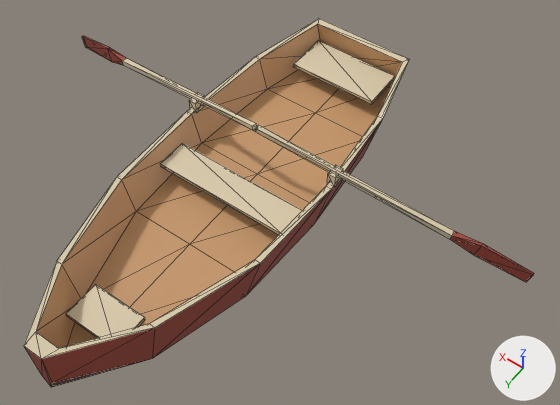
A saved change to the glTF model assets/models/rowboat.glb.
The view is the same before and after, from a 50 mm camera at (-2.59, 2.91, 5.04) aimed at (-0.36, -0.2, 0.15). Arrows for +X, +Y and +Z are at lower right; the lights stay in place. The first picture is the older version. Mesh edges are drawn as thin lines. Vertices at exactly the same position are counted once.

The first picture shows 'rowboat'.
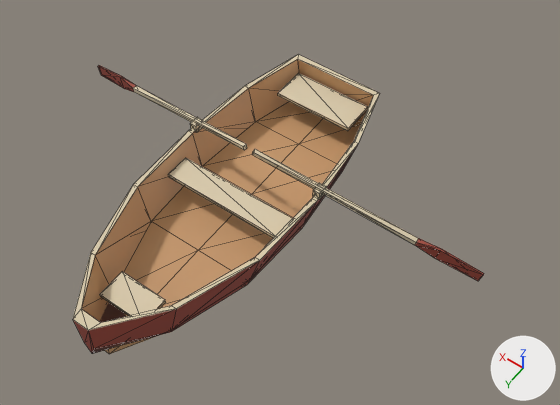
Boxes (x1, y1, x2, y2) around the edits, measured in the pictures (560 x 405 px; the box of a moved part takes in the faces that stretch with it):
'rowboat', reshaped (19% narrower, 18% shorter)
    before: (24, 19, 534, 387)
    after: (73, 54, 484, 354)
part 1 of me_rowboat, moved or reshaped
    before: (160, 143, 302, 235)
    after: (168, 158, 293, 238)
part 2 of me_rowboat, moved or reshaped
    before: (293, 40, 395, 104)
    after: (278, 73, 368, 131)
part 3 of me_rowboat, moved or reshaped
    before: (66, 285, 145, 338)
    after: (100, 272, 166, 316)
part 4 of me_rowboat, moved or reshaped
    before: (189, 92, 204, 113)
    after: (190, 117, 203, 132)
part 5 of me_rowboat, moved or reshaped
    before: (327, 165, 343, 187)
    after: (313, 183, 326, 200)
part 6 of me_rowboat, moved or reshaped
    before: (82, 36, 257, 131)
    after: (98, 65, 247, 150)
part 7 of me_rowboat, moved or reshaped
    before: (255, 125, 534, 282)
    after: (252, 149, 484, 281)
part 8 of me_rowboat, moved or reshaped
    before: (24, 19, 409, 387)
    after: (73, 54, 380, 354)

Patch to the scene script:
```diff
--- a/assets/models/rowboat.glb.py
+++ b/assets/models/rowboat.glb.py
@@ me_rowboat @@
 # used by ob_rowboat; location = (0.0, 0.0, 0.0)
-me_rowboat.from_pydata(...)  # 132 vertices, 232 faces; spans x -2.3..2.3, y -2.0..1.97, z -0.26..0.66
+me_rowboat.from_pydata(...)  # 132 vertices, 232 faces; spans x -1.99..1.99, y -1.6..1.6, z -0.25..0.48
+# me_rowboat part 1: the loose piece of 8 vertices spanning x -0.61..0.61, y -0.17..0.11, z 0.22..0.26 is scaled about its middle by (0.899, 0.806, 1), then moved by (0.0, 0.02, -0.1)
+# me_rowboat part 2: the loose piece of 8 vertices spanning x -0.41..0.41, y -1.9..-1.5, z 0.22..0.26 is scaled about its middle by (0.899, 0.806, 1), then moved by (0.0, 0.34, -0.1)
+# me_rowboat part 3: the loose piece of 8 vertices spanning x -0.23..0.23, y 1.25..1.55, z 0.23..0.26 is scaled about its middle by (0.899, 0.806, 1), then moved by (0.0, -0.26, -0.1)
+# me_rowboat part 4: the loose piece of 8 vertices spanning x 0.65..0.72, y -0.53..-0.42, z 0.38..0.49 is scaled about its middle by (0.899, 0.806, 0.707), then moved by (-0.07, 0.11, -0.13)
+# me_rowboat part 5: the loose piece of 8 vertices spanning x -0.72..-0.65, y -0.53..-0.42, z 0.38..0.49 is scaled about its middle by (0.899, 0.806, 0.707), then moved by (0.07, 0.11, -0.13)
+# me_rowboat part 6: the loose piece of 16 vertices spanning x 0.0..2.3, y -0.72..-0.36, z 0.09..0.66 is scaled about its middle by 0.85, then moved by (-0.14, 0.11, -0.13)
+# me_rowboat part 7: the loose piece of 16 vertices spanning x -2.3..0.0, y -0.72..-0.36, z 0.09..0.66 is scaled about its middle by 0.85, then moved by (0.14, 0.11, -0.13)
+# me_rowboat part 8: 60 of 132 vertices moved; they spanned x -0.72..0.72, y -2.0..1.97, z -0.26..0.61 and now span x -0.65..0.65, y -1.6..1.6, z -0.25..0.42; mean shift (0.0, 0.01, -0.11); largest move (-0.37, -1.93, 0.08) -> (-0.34, -1.54, -0.1)
 me_rowboat.materials.append(mat_rowboat)
```
